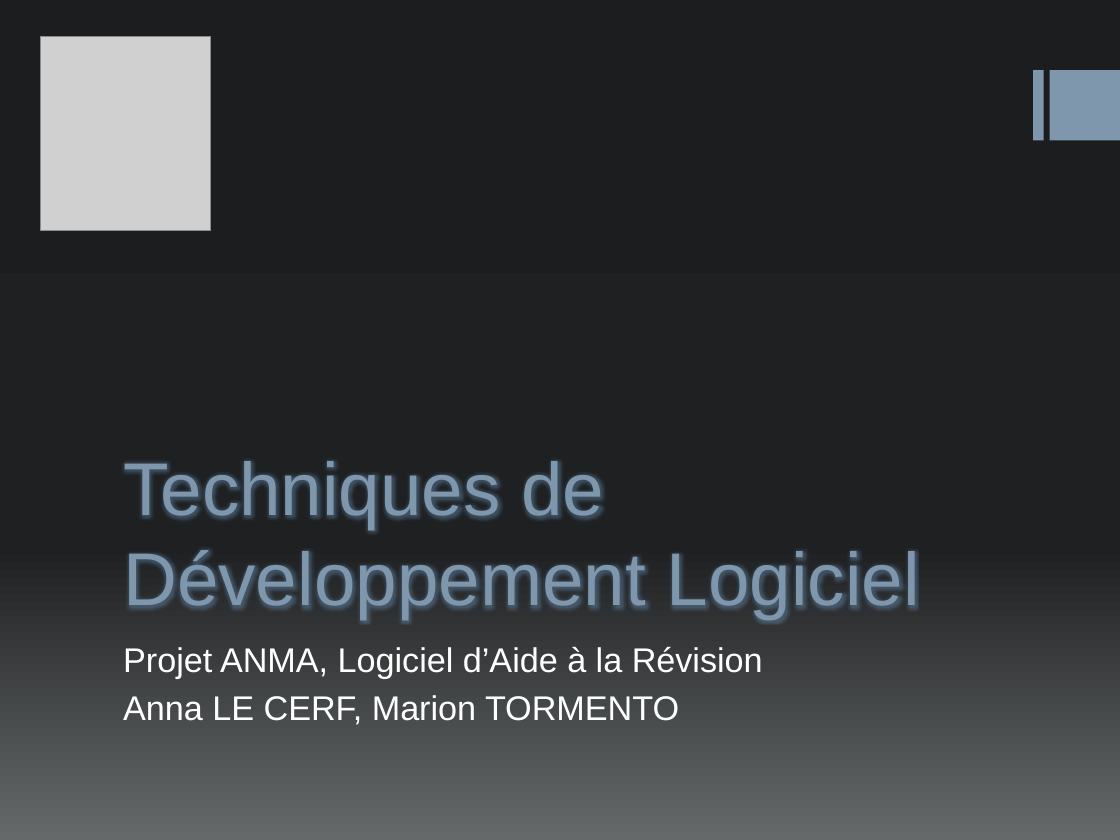
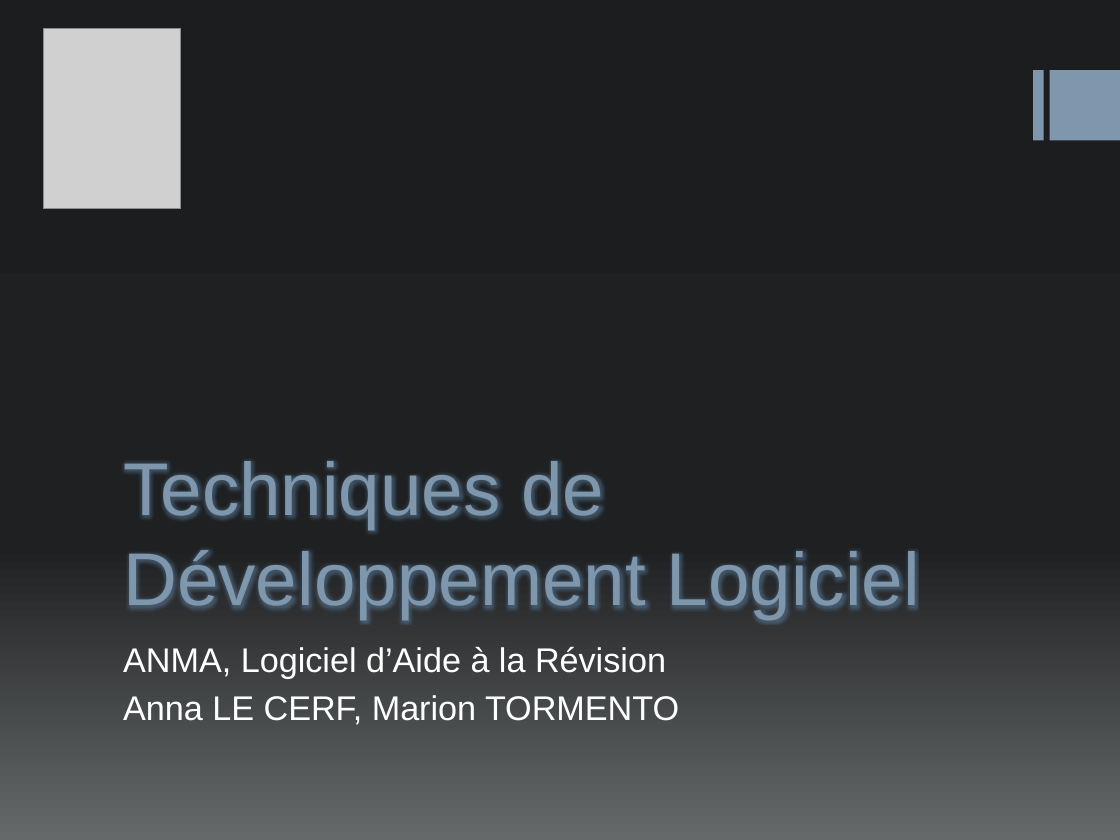
Before and after one commit to MarionTormento/ProjetTDLOG, a slide deck: slide 1 of Pres_TDLOG.pptx. Drawn at 1120x840 pixels with LibreOffice and Linux fonts; fonts in the diff are those of the drawing; grey boxes stand for pictures. Boxes give left, top, right and bottom in pixels: in the first picture for what was removed or moved away, otherwise in the second. Text is boxed around its words. In the diff, an @@ line names an element or a change of style, - is before the commit and + after.

```diff
--- a/Pres_TDLOG.pptx
+++ b/Pres_TDLOG.pptx
@@ picture: place and size @@
-picture at [40, 37, 211, 231]
+picture at [43, 28, 180, 208]
@@ subtitle at [123, 647, 666, 679]: text changed @@
-Projet ANMA, Logiciel d’Aide à la Révision
+ANMA, Logiciel d’Aide à la Révision
```
Also in this commit, not shown: 2 other slides changed, 1 slide added, 4 other files.
